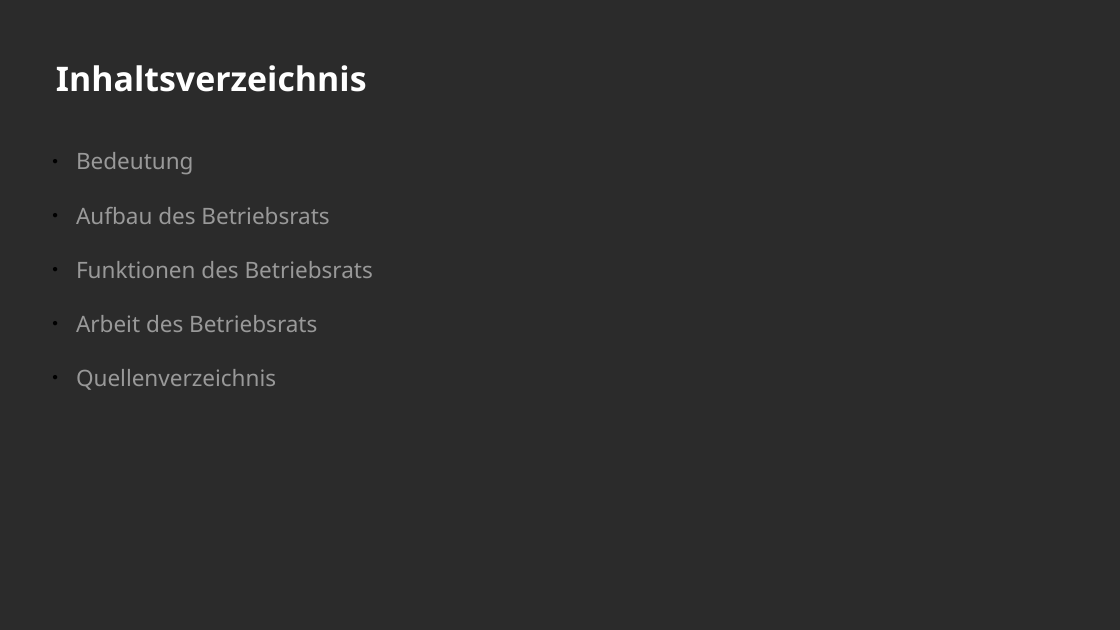
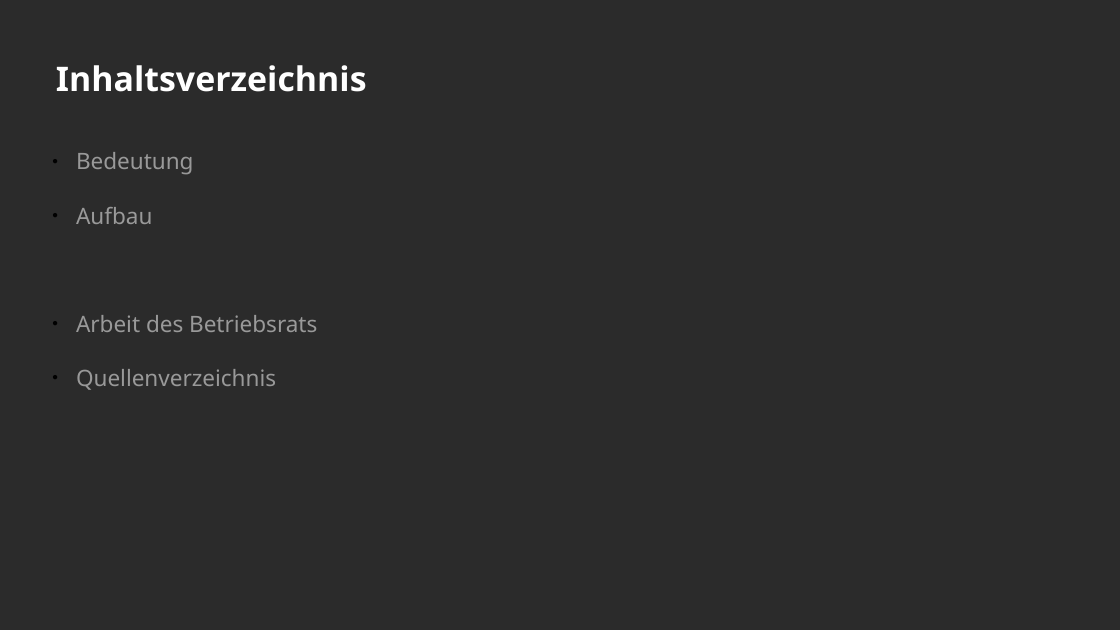
Before and after one commit to Quanterm/Mitbestimmung-im-Betrieb, a slide deck: slide 2 of Jugend- und Auszubildendenvertretungen.odp. Drawn at 1120x630 pixels with LibreOffice and Linux fonts; fonts in the diff are those of the drawing; background and template pictures are left out; a plain dark background stands for a picture behind light text. Boxes give left, top, right and bottom in pixels: in the first picture for what was removed or moved away, otherwise in the second. Text is boxed around its words. In the diff, an @@ line names an element or a change of style, - is before the commit and + after.

```diff
--- a/Jugend- und Auszubildendenvertretungen.odp
+++ b/Jugend- und Auszubildendenvertretungen.odp
@@ text at <box>76,207,152,224</box>: text changed @@
-● Aufbau des Betriebsrats
-● Funktionen des Betriebsrats
+● Aufbau
```
Also in this commit, not shown: 2 other slides changed, 2 slides added, 4 slides removed, 1 other file.
